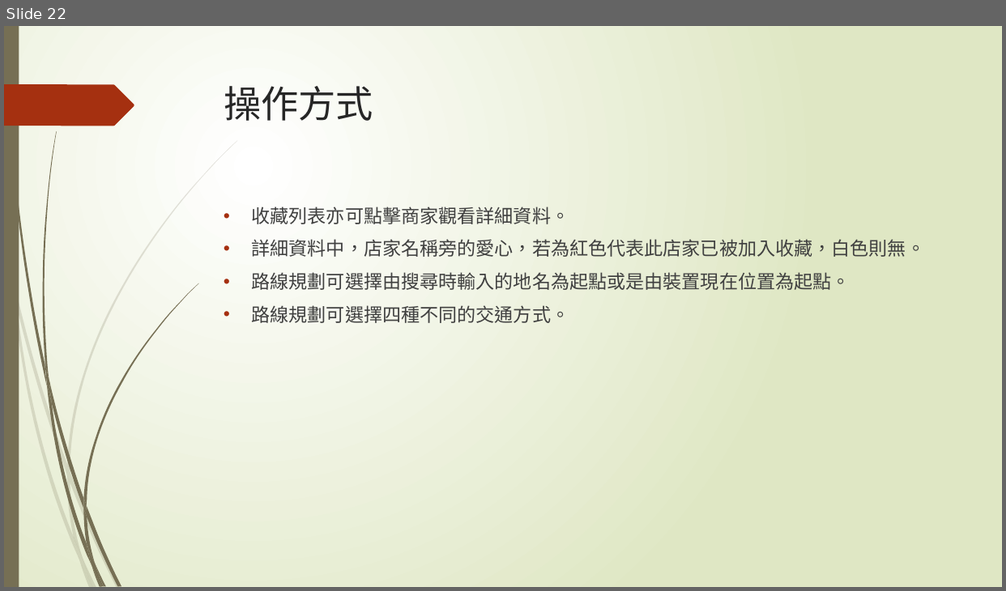
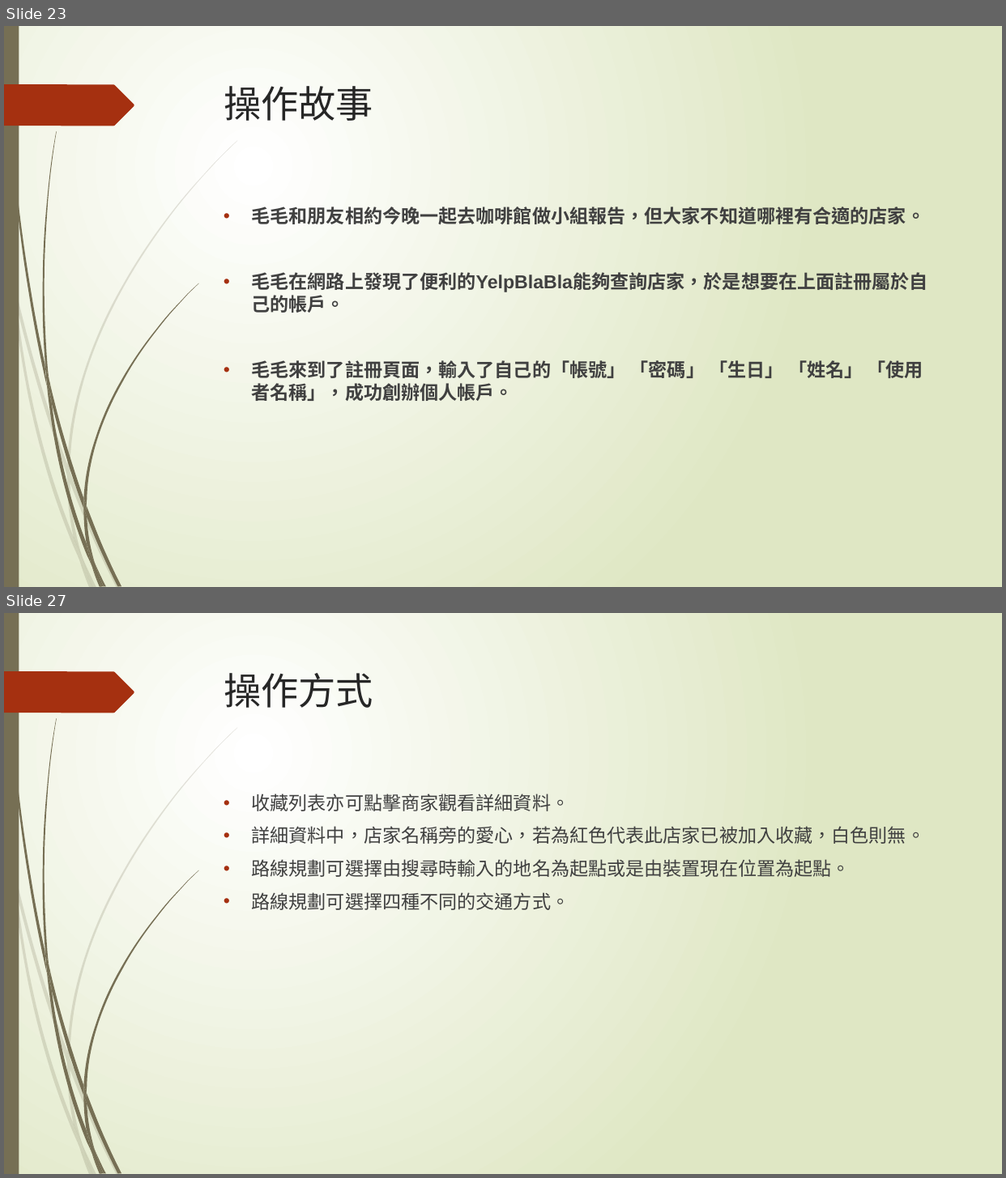
Before and after one commit to penut85420/WBSE_Project, a slide deck: 其他/YelpBlaBla.pptx. Shown one above the other, each under a label of ours: slide 22 before the commit, slides 23 and 27 after it; the slides between them are not shown. The pictures are 1006x591 and 1006x1178 pixels, drawn with LibreOffice and Linux fonts; fonts in the diff are those of the drawing. Boxes give left, top, right and bottom in pixels: in the first picture for what was removed or moved away, otherwise in the second. Text is boxed around its words. In the diff, an @@ line names an element or a change of style, - is before the commit and + after.

Commit message:
加上操作故事

```diff
--- a/其他/YelpBlaBla.pptx
+++ b/其他/YelpBlaBla.pptx
@@ slide 23 added at [4, 26, 1002, 587], background gradient #FFFFFF to #DFE8C4; not listed: 24 template elements that a slide beside it also shows @@
@@ title added at [224, 86, 373, 121], 36 pt, text #262626 @@
+操作故事
@@ text added at [252, 204, 928, 401], 18 pt, text #404040, bold @@
+• 毛毛和朋友相約今晚一起去咖啡館做小組報告，但大家不知道哪裡有合適的店家。
+• 毛毛在網路上發現了便利的YelpBlaBla能夠查詢店家，於是想要在上面註冊屬於自己的帳戶。
+• 毛毛來到了註冊頁面，輸入了自己的「帳號」 「密碼」 「生日」 「姓名」 「使用者名稱」，成功創辦個人帳戶。
@@ what was slide 22 is now slide 27 @@
```
Also in this commit, not shown: 5 other slides added.
